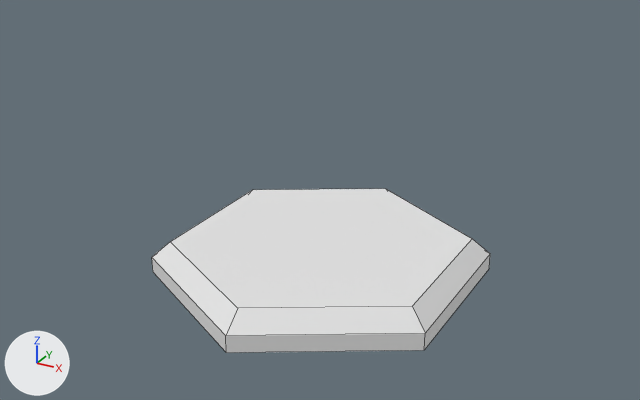
Two versions of the Blender file Art/Models/Hex.blend, one commit apart.
One viewpoint serves both versions: a 50 mm lens placed at (2.24, -4.1, 2.51), pointed at (0.0, -0.02, 0.46). Every picture has the same lights, and +X, +Y and +Z are marked at lower left. Mesh edges are drawn as thin lines.

The scene before the commit, as lines of its bpy script (objects in view):
```python
me_cylinder = bpy.data.meshes.new('Cylinder')
me_cylinder.from_pydata(...)  # 18 vertices, 14 faces; spans x -0.87..0.87, y -1.0..1.0, z 0.0..0.2
ob_cylinder = bpy.data.objects.new('Cylinder', me_cylinder)
ob_cylinder.location = (0.0, 0.0, 0.0)
```
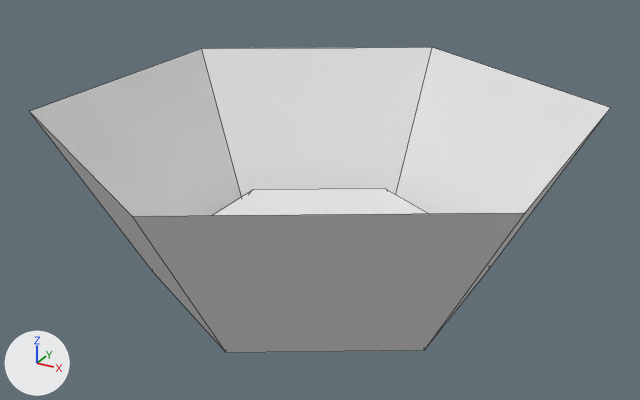
Where the change shows, as pixel boxes [x1, y1, x2, y2] in the pictures (640 x 400 px):
'Highlight', added: after [29, 47, 610, 353]
'Cylinder', unchanged, covered by the edit: before [152, 189, 490, 353]; after [213, 189, 428, 215]

The change, as a diff of the scene's bpy script:
```diff
--- a/Art/Models/Hex.blend.py
+++ b/Art/Models/Hex.blend.py
@@ me_cylinder_001 @@
+me_cylinder_001.from_pydata([(0.0, 1.0, 0.0), (0.87, 0.5, 0.0), (0.87, -0.5, 0.0), (0.0, -1.0, 0.0), (-0.87, -0.5, 0.0), (-0.87, 0.5, 0.0), (-1.39, 0.8, 1.0), (-1.39, -0.8, 1.0), (0.0, -1.6, 1.0), (1.39, -0.8, 1.0), (1.39, 0.8, 1.0), (0.0, 1.6, 1.0)], [], [(1, 2, 9, 10), (5, 0, 11, 6), (0, 1, 10, 11), (2, 3, 8, 9), (4, 5, 6, 7), (3, 4, 7, 8), (0, 5, 4, 3, 2, 1)])
@@ ob_highlight @@
+ob_highlight = bpy.data.objects.new('Highlight', me_cylinder_001)
+ob_highlight.location = (0.0, 0.0, 0.0)
```
